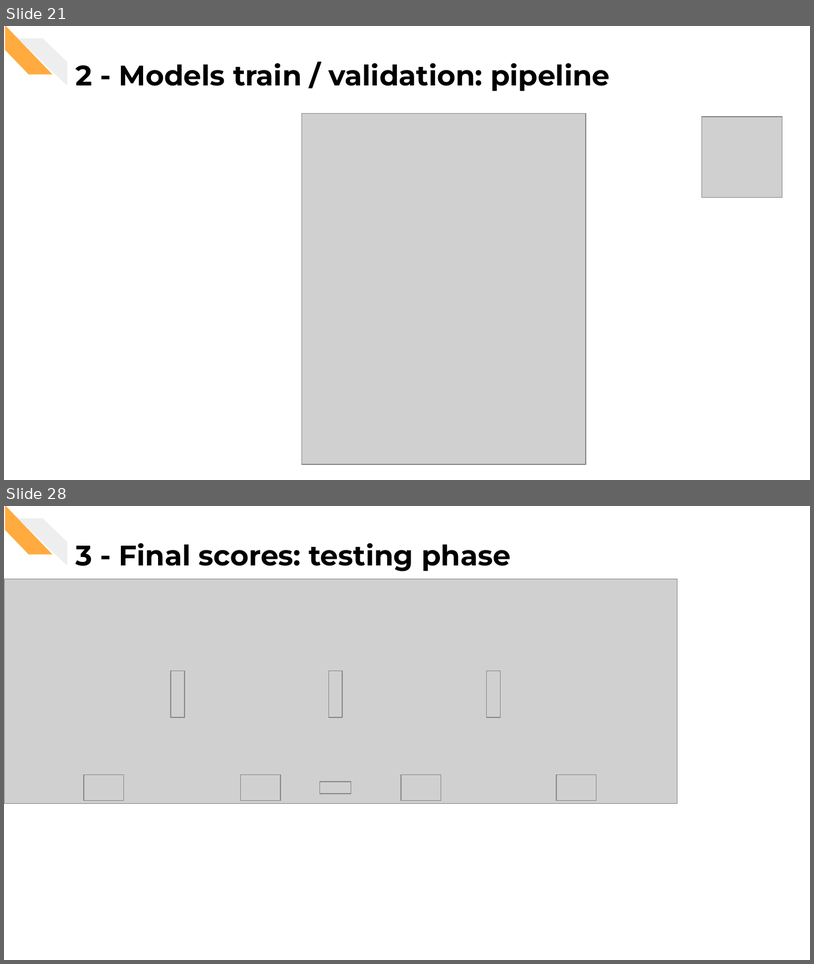
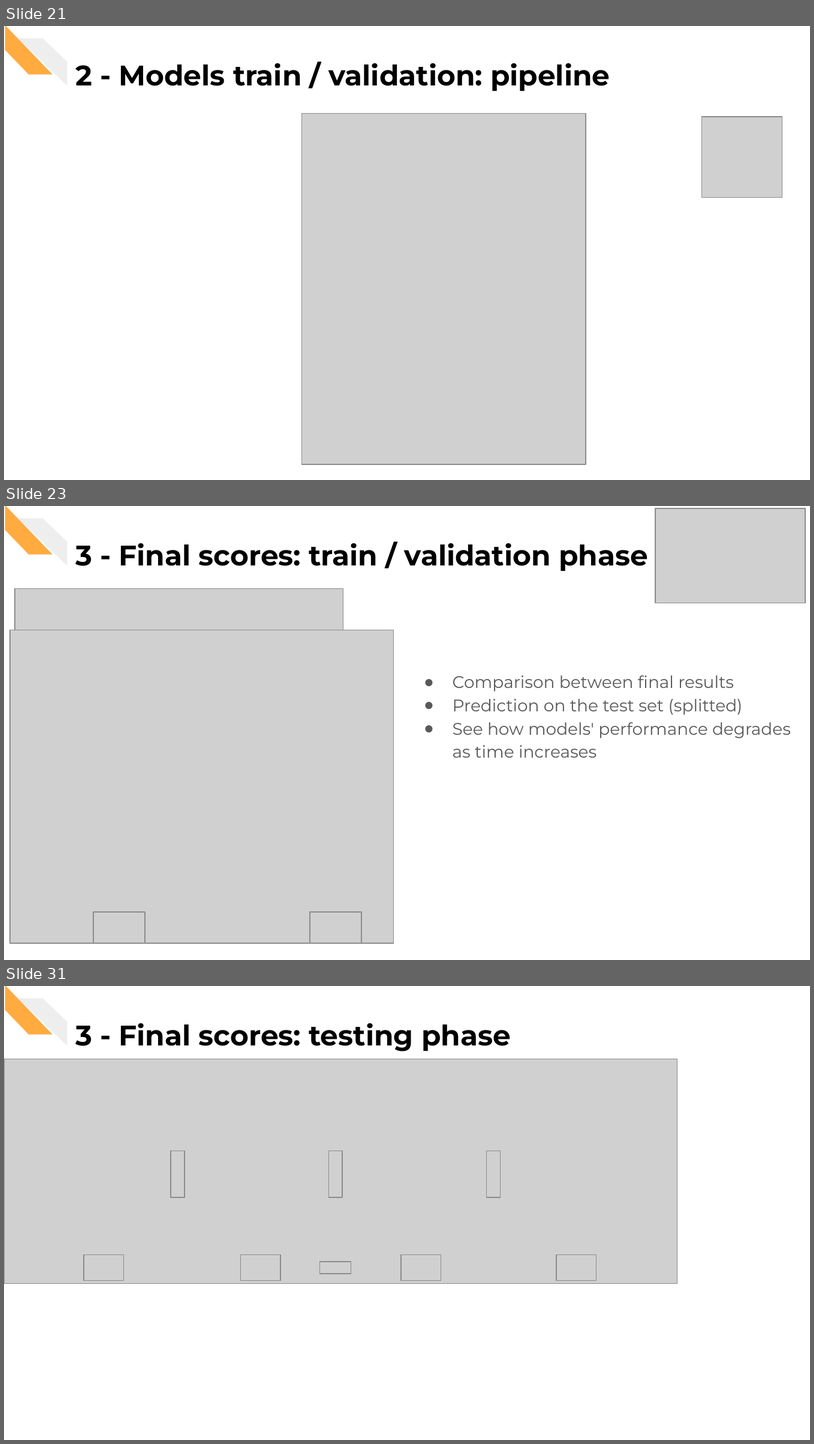
Before and after one commit to CorsiDanilo/bitcoin-price-prediction-with-pyspark, a slide deck: presentation/presentation.pptx. Shown one above the other, each under a label of ours: slides 21 and 28 before the commit, slides 21, 23 and 31 after it; the slides between them are not shown. The pictures are 814x964 and 814x1444 pixels, drawn with LibreOffice and Linux fonts; fonts in the diff are those of the drawing; grey boxes stand for pictures. Boxes give left, top, right and bottom in pixels: in the first picture for what was removed or moved away, otherwise in the second. Text is boxed around its words. In the diff, an @@ line names an element or a change of style, - is before the commit and + after.

```diff
--- a/presentation/presentation.pptx
+++ b/presentation/presentation.pptx
@@ slide 23 added at bbox=[4, 506, 810, 960], background #FFFFFF; not listed: 2 template elements that a slide beside it also shows @@
@@ picture added at bbox=[656, 508, 806, 603] @@
@@ title added at bbox=[75, 543, 648, 571], 25.2 pt, text #000000, bold @@
+3 - Final scores: train / validation phase
@@ picture added at bbox=[14, 588, 342, 636] @@
@@ picture added at bbox=[11, 630, 394, 943] @@
@@ text added at bbox=[453, 675, 791, 757], 15 pt, text #595959 @@
+● Comparison between final results
+● Prediction on the test set (splitted)
+● See how models' performance degrades as time increases
@@ picture added at bbox=[93, 912, 145, 943] @@
@@ picture added at bbox=[311, 912, 362, 943] @@
@@ what was slide 28 is now slide 31 @@
```
Also in this commit, not shown: 13 slides changed, 2 other slides added, 9 other files.
